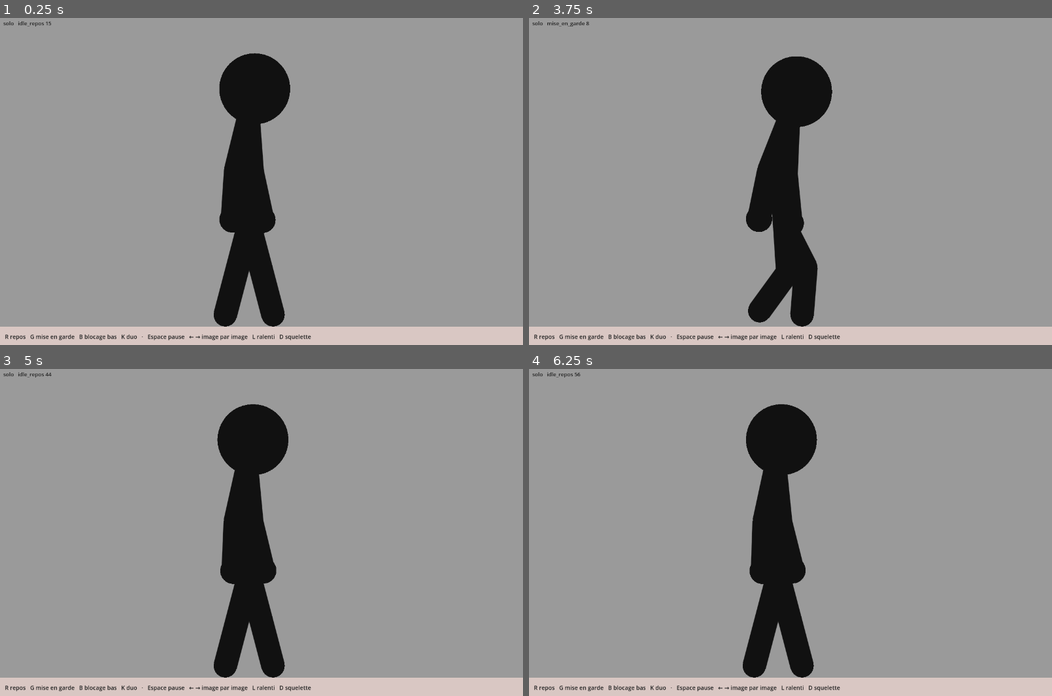
Above: before the commit, frames 1-4 (two rows, left to right).
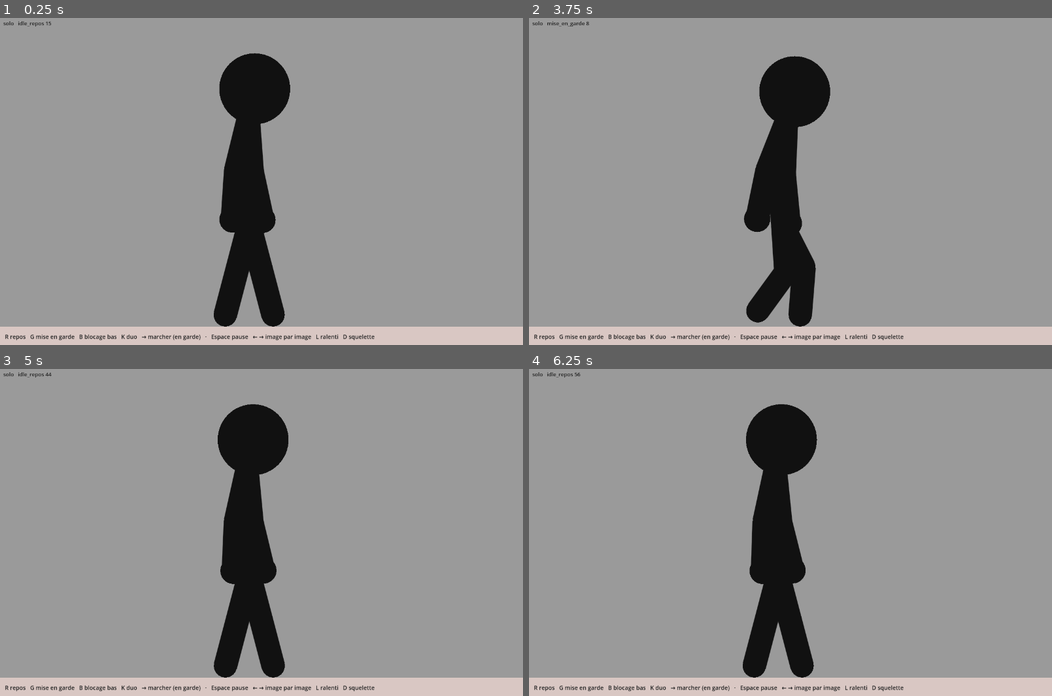
Above: after the commit, the same moments.

Repository: IzumiH2005/Testing
Game: Godot game, scene res://scenes/demo.tscn
Same seed, same stepped clock (60 frames per second), same inputs: the game is played once before the commit and once after it. This scene is started directly instead of the project's main scene.
Inputs (mouse positions are in pixels of both pictures, inside the frame that each line leads up to):
- Up to frame 1 (0.25 s): no input
- Up to frame 2 (3.75 s): tap Enter at 0.5 s; drag from (790, 181) to (842, 109) at 0.52 s; drag from (685, 197) to (764, 246) at 1.27 s; move the mouse to (842, 109) at 2.02 s; hold Right 2.03-2.75 s; tap Y at 2.1 s; tap R at 2.3 s; drag from (764, 246) to (633, 132) at 2.77 s; move the mouse to (947, 230) at 3.52 s; hold Left from 3.53 s (still down); tap G at 3.6 s
- Up to frame 3 (5 s): tap Space at 3.77, 4.25 s; tap R at 3.8 s; release Left at 4.25 s; drag from (104, 483) to (183, 450) at 4.27 s
- Up to frame 4 (6.25 s): move the mouse to (816, 532) at 5.02 s; hold S 5.03-5.75 s; tap K at 5.1 s; click (816, 532) at 5.17 s; tap R at 5.3 s; drag from (712, 450) to (685, 548) at 5.77 s

The runs differ from the first frame. In frame 1, 0.4% of the frame differs, in the area x 27-72%, y 96-99%; in frame 2, 1.2%, in the area x 27-72%, y 11-99%; in frame 3, 0.5%; in frame 4, 0.4%.

Commit message:
Stickfight : marche avant et déplacement des boucles
- Format d'animation : champ « avance » pour les boucles qui déplacent le
  personnage ; le combattant reporte ce déplacement dans sa position, et
  garde la position du bassin quand une animation en remplace une autre.
- tools/anim.sh : option --boucles pour simuler plusieurs cycles.
- marche_avant : marche en garde, pas chassé, 28 images, 18 par cycle.
- Démo : → maintenu fait marcher depuis la garde, caméra qui suit.
- INVENTAIRE : décisions prises et liste de la première passe des
  animations communes.

Co-Authored-By: Claude Opus 5.5 <noreply@anthropic.com>
Claude-Session: https://claude.ai/code/session_013wkJT9ZrGrrZzfFCfUVAVk

Diff:
--- /dev/null
+++ b/stickfight/anims/marche_avant.json
@@ -0,0 +1,166 @@
+{
+  "nom": "marche_avant",
+  "boucle": true,
+  "longueur": 28,
+  "avance": 18,
+  "base": "garde",
+  "decalage": {
+    "chest": 2,
+    "neck": 3,
+    "armN": 3,
+    "foreN": 4,
+    "armF": 4,
+    "foreF": 5
+  },
+  "cles": [
+    {
+      "f": 0,
+      "nom": "appui",
+      "vise": {
+        "legN": [
+          22,
+          7.5
+        ],
+        "legF": [
+          -34,
+          7.5
+        ]
+      }
+    },
+    {
+      "f": 4,
+      "nom": "pied avant décolle",
+      "fixe": {
+        "x": 1.2,
+        "y": 54.6
+      },
+      "vise": {
+        "legN": [
+          25,
+          9.8
+        ],
+        "legF": [
+          -34,
+          7.5
+        ]
+      }
+    },
+    {
+      "f": 8,
+      "nom": "pied avant en l'air",
+      "fixe": {
+        "x": 2.8,
+        "y": 54.0
+      },
+      "plus": {
+        "chest": 0.5,
+        "armN": 1,
+        "foreN": -1.5
+      },
+      "vise": {
+        "legN": [
+          32,
+          11.5
+        ],
+        "legF": [
+          -34,
+          7.5
+        ]
+      }
+    },
+    {
+      "f": 12,
+      "nom": "pied avant posé",
+      "fixe": {
+        "x": 4.5,
+        "y": 53.4
+      },
+      "plus": {
+        "chest": 1,
+        "armN": 2,
+        "foreN": -3,
+        "armF": -1
+      },
+      "vise": {
+        "legN": [
+          40,
+          7.5
+        ],
+        "legF": [
+          -34,
+          7.5
+        ]
+      }
+    },
+    {
+      "f": 15,
+      "nom": "transfert, talon arrière levé",
+      "fixe": {
+        "x": 7,
+        "y": 53.0
+      },
+      "plus": {
+        "chest": 1.5,
+        "neck": -1,
+        "armN": 2.5,
+        "foreN": -3.5,
+        "armF": -1.5,
+        "foreF": 1.5
+      },
+      "vise": {
+        "legN": [
+          40,
+          7.5
+        ],
+        "legF": [
+          -33,
+          9
+        ]
+      }
+    },
+    {
+      "f": 20,
+      "nom": "pied arrière glisse",
+      "fixe": {
+        "x": 12,
+        "y": 53.8
+      },
+      "plus": {
+        "chest": 1,
+        "neck": -0.5,
+        "armN": 1,
+        "foreN": -1.5,
+        "armF": -0.5,
+        "foreF": 0.5
+      },
+      "vise": {
+        "legN": [
+          40,
+          7.5
+        ],
+        "legF": [
+          -25,
+          11
+        ]
+      }
+    },
+    {
+      "f": 24,
+      "nom": "pied arrière posé",
+      "fixe": {
+        "x": 15.8,
+        "y": 54.7
+      },
+      "vise": {
+        "legN": [
+          40,
+          7.5
+        ],
+        "legF": [
+          -16,
+          7.5
+        ]
+      }
+    }
+  ]
+}
--- a/stickfight/scripts/demo.gd
+++ b/stickfight/scripts/demo.gd
@@ -6,12 +6,14 @@
 ##
 ##   R  repos         G  mise en garde      B  blocage bas (depuis la garde)
 ##   K  duo coup de pied direct + blocage bas (rejoué en boucle)
+##   →  maintenu (en garde) : marche avant ; relâché, le pas en cours se
+##      termine puis le combattant reprend la garde. La caméra suit.
 ##   Espace  pause    → / ←  image suivante / précédente (en pause)
 ##   L  ralenti ×4    D  squelette
 
 const DUO := "res://anims/duo_blocage.json"
 const HISTORY_MAX := 600
-const HELP := "R repos   G mise en garde   B blocage bas   K duo   ·   Espace pause   ← → image par image   L ralenti   D squelette"
+const HELP := "R repos   G mise en garde   B blocage bas   K duo   → marcher (en garde)   ·   Espace pause   ← → image par image   L ralenti   D squelette"
 
 var planche: Planche
 var help: Label
@@ -25,6 +27,8 @@
 var paused := false
 var slow := 1
 var tick := 0
+## Centre de la caméra en solo (suit le bassin avec un peu de retard).
+var cam_x := 8.0
 
 
 func _ready() -> void:
@@ -50,7 +54,11 @@
 		return
 	var h := 212.0
 	var w := h * size.x / size.y
-	var cx := 61.0 if mode == "duo" else 8.0
+	var cx := cam_x
+	if mode == "duo":
+		cx = 61.0
+	elif not history.is_empty():
+		cx = float(_current().get("camx", cam_x))
 	planche.px_per_unit = size.y / h
 	planche.view = Rect2(cx - w / 2.0, -12, w, h)
 	help.position = Vector2(12, size.y - 30)
@@ -70,6 +78,7 @@
 		combat = Combat.new()
 		combat.add(Fighter.new(0.0, 1))
 		combat.fighters[0].play(nom)
+		cam_x = 8.0
 		_fit()
 		_restart_history()
 		return
@@ -99,14 +108,36 @@
 
 
 func _advance() -> void:
+	if mode == "solo":
+		_walk_input()
 	combat.step()
-	history.append(combat.record())
+	var rec := combat.record()
+	if mode == "solo":
+		var hip: float = rec.fighters[0].pose.x
+		cam_x += (hip + 8.0 - cam_x) * 0.08
+		rec["camx"] = cam_x
+	history.append(rec)
 	if history.size() > HISTORY_MAX:
 		history.pop_front()
 	if mode == "duo" and combat.g > duo_len + 20:
 		_duo()
 		return
 	_refresh()
+
+
+## → maintenu : marche depuis la garde. Relâché : le cycle en cours va
+## jusqu'à son image 0 (pieds dans la position de garde), puis la garde
+## reprend, pour que les pieds ne glissent pas.
+func _walk_input() -> void:
+	var f: Fighter = combat.fighters[0]
+	var held := Input.is_physical_key_pressed(KEY_RIGHT)
+	match f.anim_name():
+		"garde_idle":
+			if held:
+				f.play("marche_avant", 6)
+		"marche_avant":
+			if not held and int(f.t) % int(f.anim.longueur) == 0 and f.t > 0.0:
+				f.play("garde_idle", 6)
 
 
 func _current() -> Dictionary:
@@ -127,6 +158,8 @@
 	if slow > 1:
 		parts.append("ralenti ×%d" % slow)
 	planche.caption = "   ".join(parts)
+	if mode == "solo":
+		_fit()
 	planche.queue_redraw()
 
 
--- a/stickfight/scripts/fighter.gd
+++ b/stickfight/scripts/fighter.gd
@@ -35,14 +35,21 @@
 
 ## Lance une animation. fondu = nombre d'images de transition depuis la pose
 ## actuelle (0 = coupe franche, quand la nouvelle commence là où l'autre finit).
+## Le combattant reste où son bassin est arrivé : le déplacement local de
+## l'animation qui s'arrête passe dans x, et la nouvelle repart de son
+## propre repère (bassin de la base en 0).
 func play(nom: String, fondu := 0, t0 := 0.0) -> void:
-	if not anim.is_empty() and fondu > 0:
-		blend_from = local_pose()
-		blend_len = fondu
-		blend_t = 0
-	else:
-		blend_from = {}
-		blend_len = 0
+	blend_from = {}
+	blend_len = 0
+	if not anim.is_empty():
+		var cur := local_pose()
+		var dx := float(cur.x)
+		x += facing * dx
+		if fondu > 0:
+			cur.x = 0.0
+			blend_from = cur
+			blend_len = fondu
+			blend_t = 0
 	anim = StickAnim.load_named(nom)
 	t = t0
 	history.clear()
@@ -57,6 +64,14 @@
 		history.pop_back()
 	var t0 := t
 	t += 1.0
+	if anim.boucle and float(anim.avance) != 0.0:
+		var L := float(anim.longueur)
+		var n := floorf(t / L) - floorf(t0 / L)
+		if n != 0.0:
+			var d: float = n * float(anim.avance)
+			x += facing * d
+			for h in history:
+				h.x = float(h.x) - d
 	if blend_len > 0:
 		blend_t += 1
 		if blend_t >= blend_len:
--- a/stickfight/scripts/stick_anim.gd
+++ b/stickfight/scripts/stick_anim.gd
@@ -17,6 +17,9 @@
 ##   "nom": "blocage_bas", "boucle": false, "longueur": 40,
 ##   "base": "garde",                      pose de départ des clés (poses/garde.json)
 ##   "suivante": "garde_idle",             animation enchaînée à la fin
+##   "avance": 18,                         boucle qui se déplace : à la fin du
+##                                         cycle, le bassin est 18 plus loin
+##                                         (la clé 0 du cycle suivant aussi)
 ##   "decalage": {"neck": 2, "foreN": 1},  retard en images par canal
 ##   "cles": [
 ##     {"f": 0},                           la pose de base telle quelle
@@ -86,6 +89,7 @@
 	var a := {
 		"nom": str(data.get("nom", "sans nom")),
 		"boucle": bool(data.get("boucle", false)),
+		"avance": float(data.get("avance", 0.0)),
 		"suivante": str(data.get("suivante", "")),
 		"decalage": {},
 		"evenements": data.get("evenements", []),
@@ -207,6 +211,15 @@
 	return a.cles[posmod(i, a.cles.size())]
 
 
+## Valeur du canal à la clé i (avec bouclage) : dans une boucle qui avance,
+## le bassin des clés du cycle suivant est décalé de « avance ».
+static func _kval(a: Dictionary, i: int, c: String) -> float:
+	var v := _value(_key(a, i), c)
+	if c == "x" and a.boucle:
+		v += floorf(float(i) / a.cles.size()) * float(a.avance)
+	return v
+
+
 ## Tangente (unités par image) à la clé i, pour la courbe « auto ».
 static func _tangent(a: Dictionary, i: int, c: String) -> float:
 	var n: int = a.cles.size()
@@ -218,9 +231,9 @@
 	var t0 := _key_time(a, i - 1)
 	var t1 := _key_time(a, i)
 	var t2 := _key_time(a, i + 1)
-	var v0 := _value(_key(a, i - 1), c)
-	var v1 := _value(k, c)
-	var v2 := _value(_key(a, i + 1), c)
+	var v0 := _kval(a, i - 1, c)
+	var v1 := _kval(a, i, c)
+	var v2 := _kval(a, i + 1, c)
 	var s0 := (v1 - v0) / maxf(t1 - t0, 1e-6)
 	var s1 := (v2 - v1) / maxf(t2 - t1, 1e-6)
 	if s0 * s1 <= 0.0:
@@ -279,7 +292,7 @@
 	var v0 := _value(k0, c)
 	if seg.end:
 		return v0
-	var v1 := _value(_key(a, seg.i + 1), c)
+	var v1 := _kval(a, seg.i + 1, c)
 	var u: float = seg.u
 	if k0.courbe != "auto":
 		return lerpf(v0, v1, _ease(k0.courbe, u, k0.p))
@@ -311,11 +324,12 @@
 	var seg := _segment(a, _wrap(a, t))
 	var k0: Dictionary = a.cles[seg.i]
 	var k1 := k0 if seg.end else _key(a, seg.i + 1)
+	var wrap_dx := float(a.avance) if (not seg.end and seg.i + 1 >= a.cles.size()) else 0.0
 	var s: Dictionary = StickRig.get_style(p.style)
 	var ground: float = s.stroke / 2.0
 	for side in ["N", "F"]:
 		var A: Vector2 = k0.chevilles[side]
-		var B: Vector2 = k1.chevilles[side]
+		var B: Vector2 = k1.chevilles[side] + Vector2(wrap_dx, 0.0)
 		if A.distance_to(B) < PLANT_EPS:
 			p = StickRig.reach(p, "leg" + side, A)
 		else:
--- a/stickfight/tools/anim.gd
+++ b/stickfight/tools/anim.gd
@@ -19,6 +19,7 @@
 ##               suivies : un point par image, pour voir les arcs et l'espacement
 ## --suivre a,b  articulations suivies (handN, handF, head, ankleN, hip...)
 ## --images dir  une PNG par image (frame_0000.png...)
+## --boucles n  une boucle est jouée n fois (1 par défaut)
 ## --vue x,y,l,h rectangle du monde affiché (sinon calculé)
 ## --scale n     pixels par unité (2 par défaut)
 ## --debug       squelette coloré par-dessus
@@ -46,7 +47,7 @@
 
 func _parse(argv: PackedStringArray) -> Dictionary:
 	var a := {"file": "", "out": "", "strobe": "", "images": "", "de": -1, "a": -1, "pas": 1, "cols": 6,
-		"suivre": [], "vue": [], "scale": 2.0, "debug": false, "print": false}
+		"suivre": [], "vue": [], "scale": 2.0, "debug": false, "print": false, "boucles": 1}
 	var i := 0
 	while i < argv.size():
 		var k := argv[i]
@@ -57,7 +58,7 @@
 			"--strobe", "--images":
 				i += 1
 				a[k.substr(2)] = argv[i]
-			"--de", "--a", "--pas", "--cols":
+			"--de", "--a", "--pas", "--cols", "--boucles":
 				i += 1
 				a[k.substr(2)] = int(argv[i])
 			"--scale":
@@ -78,7 +79,7 @@
 
 
 ## Simule et renvoie toutes les images (records) de 0 à la fin.
-func _simulate(path: String) -> Dictionary:
+func _simulate(path: String, boucles := 1) -> Dictionary:
 	var data = JSON.parse_string(FileAccess.get_file_as_string(path))
 	if not (data is Dictionary):
 		return {}
@@ -95,7 +96,7 @@
 		combat = Combat.new()
 		var f := combat.add(Fighter.new(0.0, 1))
 		f.play(single.nom)
-		total = int(ceil(single.duree))
+		total = int(ceil(single.duree)) * (maxi(1, boucles) if single.boucle else 1)
 		for e in single.evenements:
 			if e.type == "hitstop":
 				total += int(e.get("n", 0))
@@ -178,7 +179,7 @@
 	if a.file == "":
 		_fail("Usage : tools/anim.sh anims/x.json [-o planche.png] [--strobe s.png] (voir tools/anim.gd)")
 		return
-	var sim := _simulate(_abs(a.file))
+	var sim := _simulate(_abs(a.file), a.boucles)
 	if sim.is_empty():
 		_fail("Fichier illisible : " + a.file)
 		return
Not shown, changed: stickfight/INVENTAIRE.md
